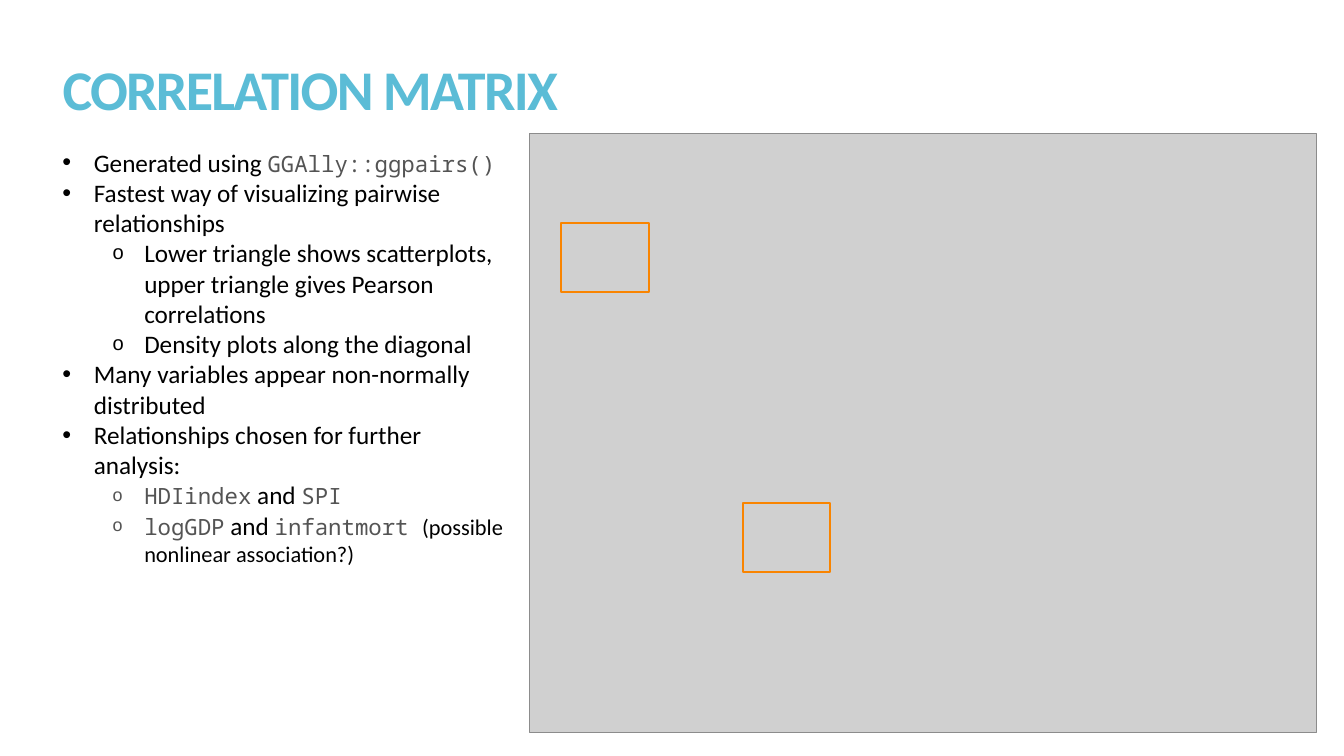
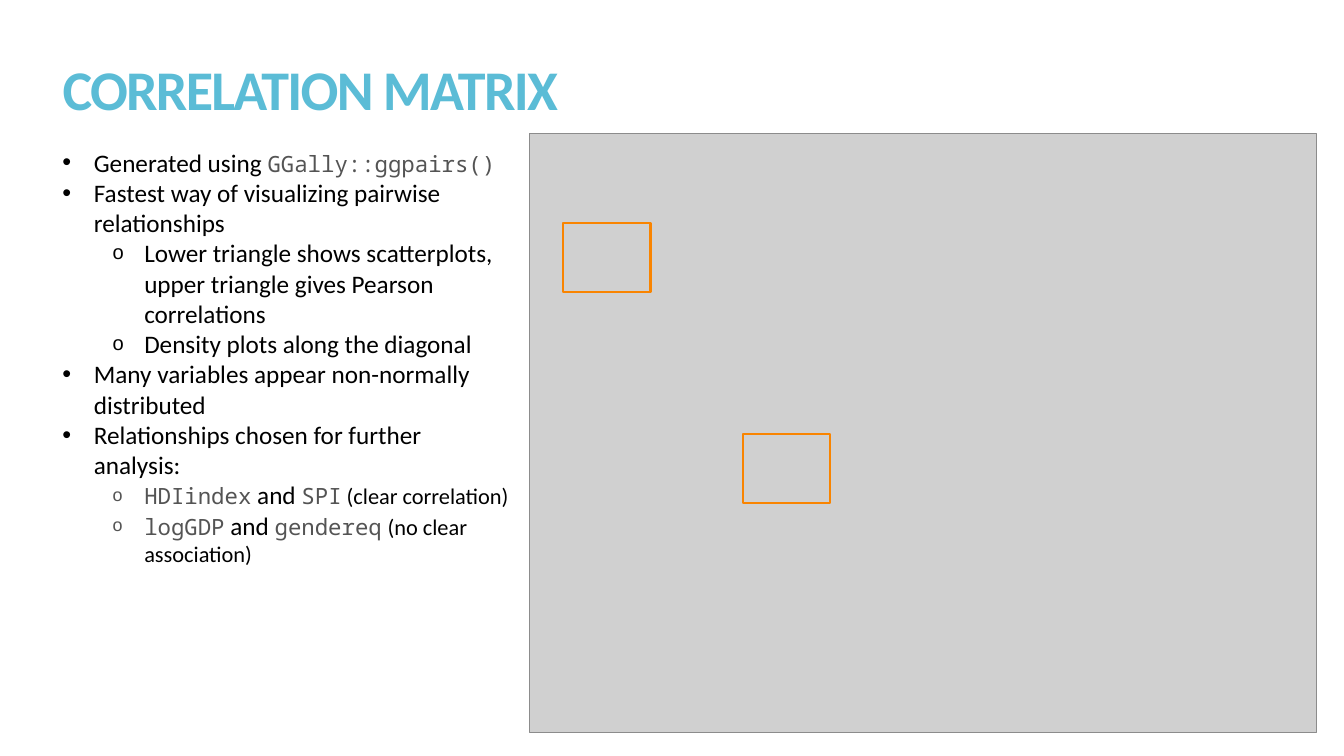
Before and after one commit to kmprioliPROF/MAT_8452_Final_Project, a slide deck: slide 7 of Prioli_Final_Proj.pptx. Drawn at 1344x756 pixels with LibreOffice and Linux fonts; fonts in the diff are those of the drawing; grey boxes stand for pictures. Boxes give left, top, right and bottom in pixels: in the first picture for what was removed or moved away, otherwise in the second. Text is boxed around its words. In the diff, an @@ line names an element or a change of style, - is before the commit and + after.

```diff
--- a/Prioli_Final_Proj.pptx
+++ b/Prioli_Final_Proj.pptx
@@ text at [94, 154, 496, 177]: text changed @@
-• Generated using GGAlly::ggpairs()
+• Generated using GGally::ggpairs()
@@ rectangle: place and size @@
-rectangle at [743, 503, 831, 572]
+rectangle at [743, 435, 831, 503]
@@ text at [144, 486, 509, 565]: text changed @@
-  o HDIindex and SPI
-  o logGDP and infantmort (possible nonlinear association?)
+  o HDIindex and SPI (clear correlation)
+  o logGDP and gendereq (no clear association)
```
Also in this commit, not shown: 1 other file.
